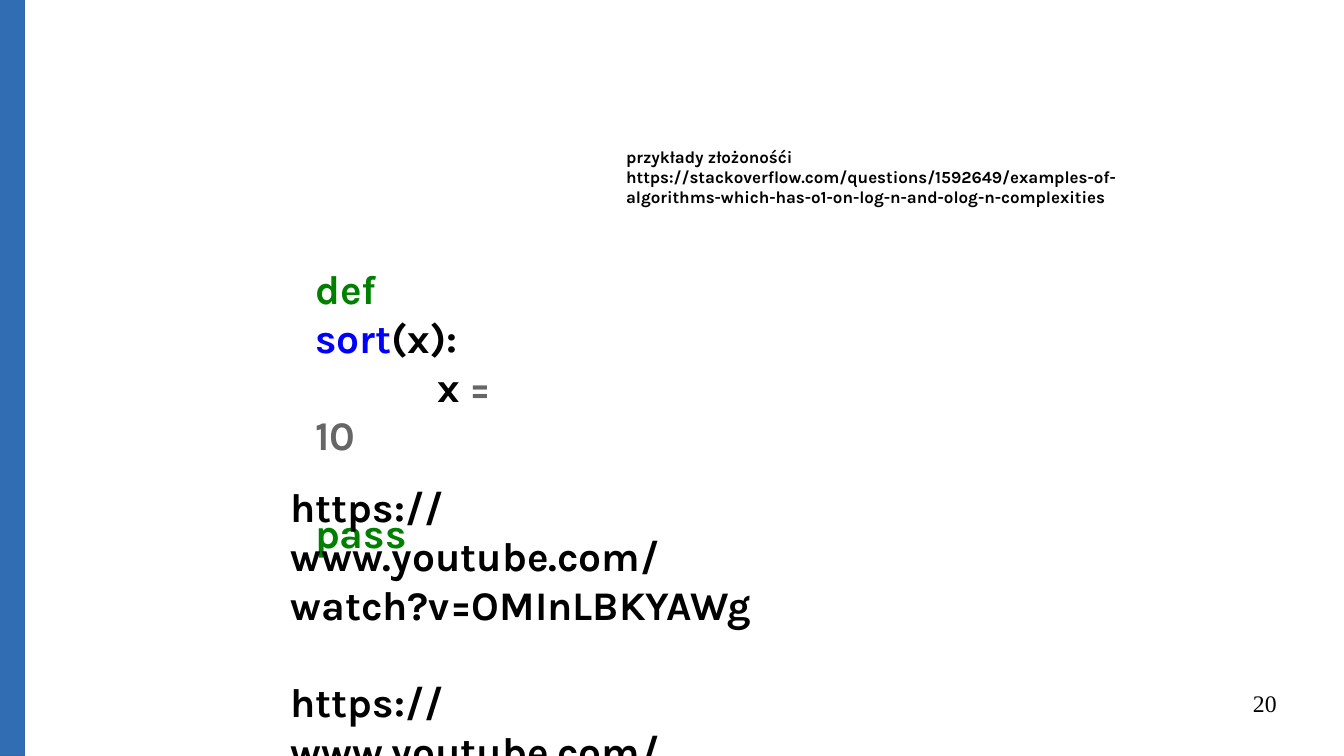
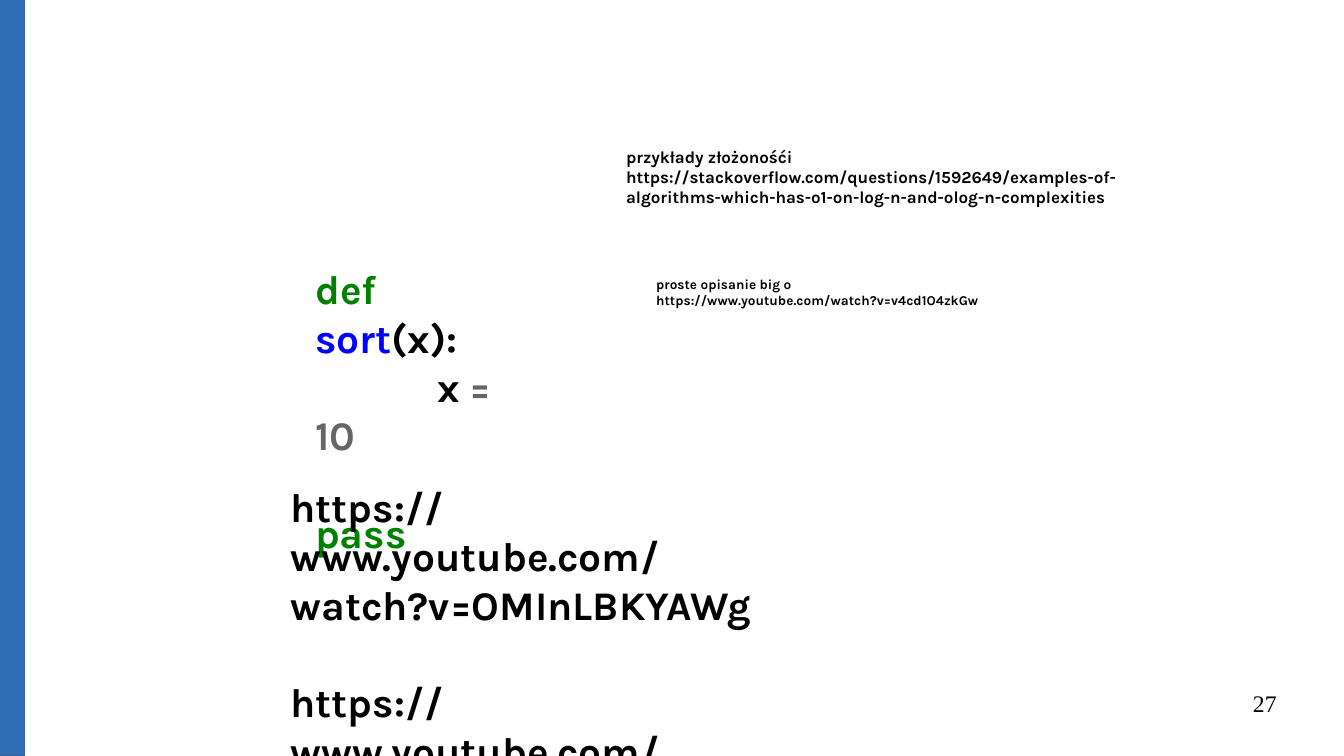
Before and after one commit to Michael-Wisniewski/algorithmic-workshop, a slide deck: slide 27 of gotowa.odp (slide 20 before the commit). Drawn at 1344x756 pixels with LibreOffice and Linux fonts; fonts in the diff are those of the drawing. Boxes give left, top, right and bottom in pixels: in the first picture for what was removed or moved away, otherwise in the second. Text is boxed around its words. In the diff, an @@ line names an element or a change of style, - is before the commit and + after.

```diff
--- a/gotowa.odp
+++ b/gotowa.odp
@@ text added at bbox=[656, 279, 978, 309], 8 pt, text #000000, bold @@
+proste opisanie big o
+https://www.youtube.com/watch?v=v4cd1O4zkGw
@@ page number at bbox=[1253, 696, 1277, 712]: text changed @@
-20
+27
```
Also in this commit, not shown: 3 other slides changed, 9 slides added, 1 other file.
